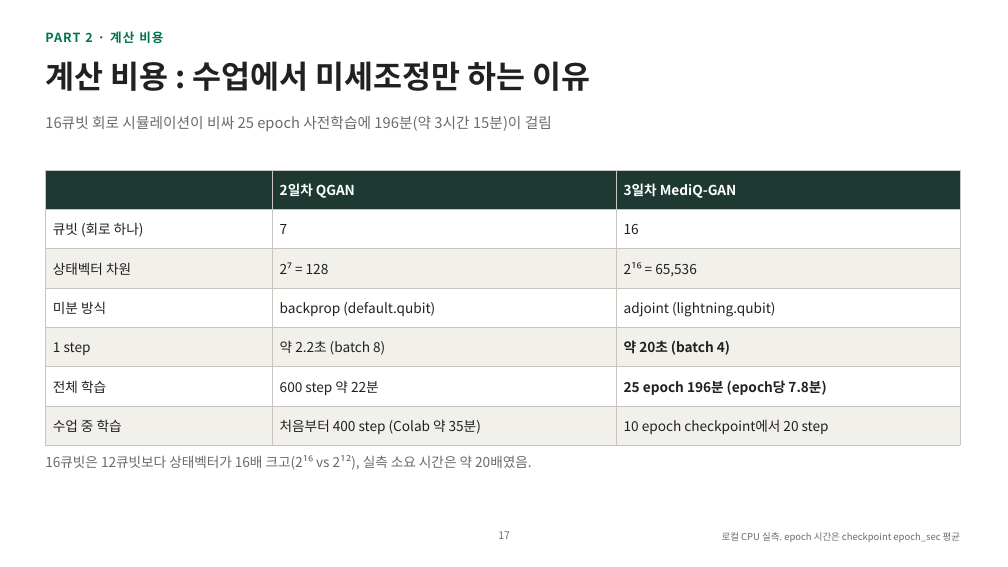
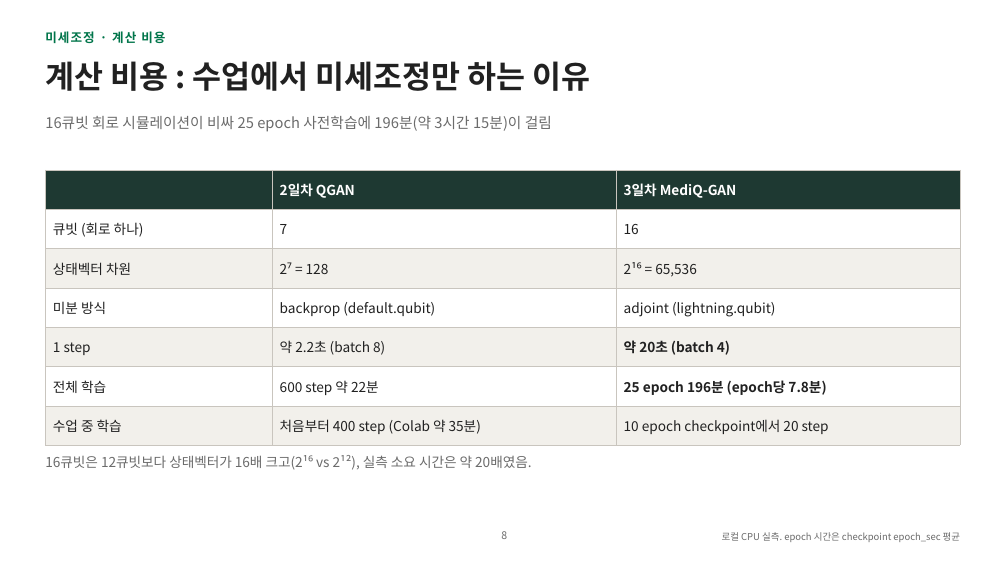
Before and after one commit to hyunhp/skin_disease_qml, a slide deck: slide 8 of practice/day3_slides/day3_practice_slides.pptx (slide 17 before the commit). Drawn at 1008x567 pixels with LibreOffice and Linux fonts; fonts in the diff are those of the drawing. Boxes give left, top, right and bottom in pixels: in the first picture for what was removed or moved away, otherwise in the second. Text is boxed around its words. In the diff, an @@ line names an element or a change of style, - is before the commit and + after.

```diff
--- a/practice/day3_slides/day3_practice_slides.pptx
+++ b/practice/day3_slides/day3_practice_slides.pptx
@@ text at (45,31,165,43): text changed @@
-PART 2 · 계산 비용
+미세조정 · 계산 비용
@@ page number at (501,531,507,539): text changed @@
-17
+8
```
Also in this commit, not shown: 8 other slides changed, 12 slides removed, 6 other files.
